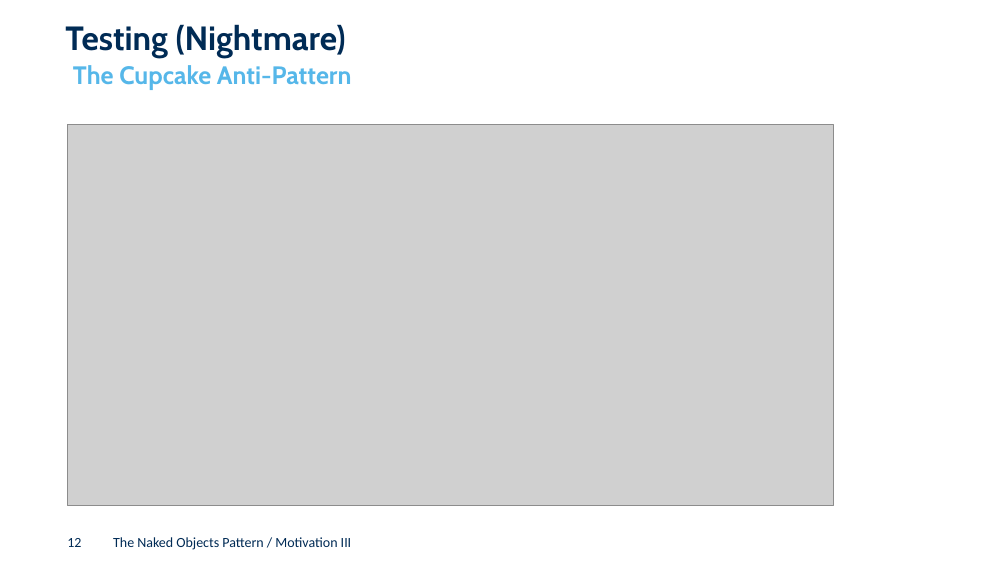
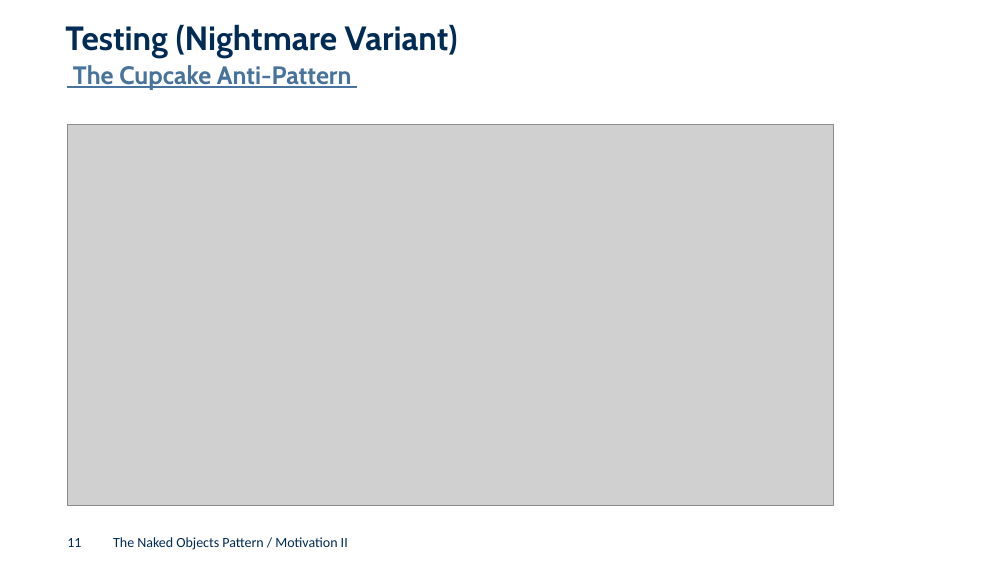
Before and after one commit to joerg-rade/dddsample-isis, a slide deck: slide 11 of NakedObjects.pptx (slide 12 before the commit). Drawn at 1008x567 pixels with LibreOffice and Linux fonts; fonts in the diff are those of the drawing; grey boxes stand for pictures; background and template pictures are left out. Boxes give left, top, right and bottom in pixels: in the first picture for what was removed or moved away, otherwise in the second. Text is boxed around its words. In the diff, an @@ line names an element or a change of style, - is before the commit and + after.

```diff
--- a/NakedObjects.pptx
+++ b/NakedObjects.pptx
@@ title at (x1=65, y1=24, x2=458, y2=58): text changed @@
-Testing (Nightmare)
+Testing (Nightmare Variant)
@@ subtitle "The Cupcake Anti-Pattern" at (x1=73, y1=65, x2=352, y2=90): text colour #56B7E9 to #47739C, underline on @@
@@ page number at (x1=67, y1=538, x2=81, y2=547): text changed @@
-12
+11
@@ text at (x1=113, y1=537, x2=348, y2=550): text changed @@
-The Naked Objects Pattern / Motivation III
+The Naked Objects Pattern / Motivation II
```
Also in this commit, not shown: 16 other slides changed, 2 slides added, 1 slide removed, 4 other files.
